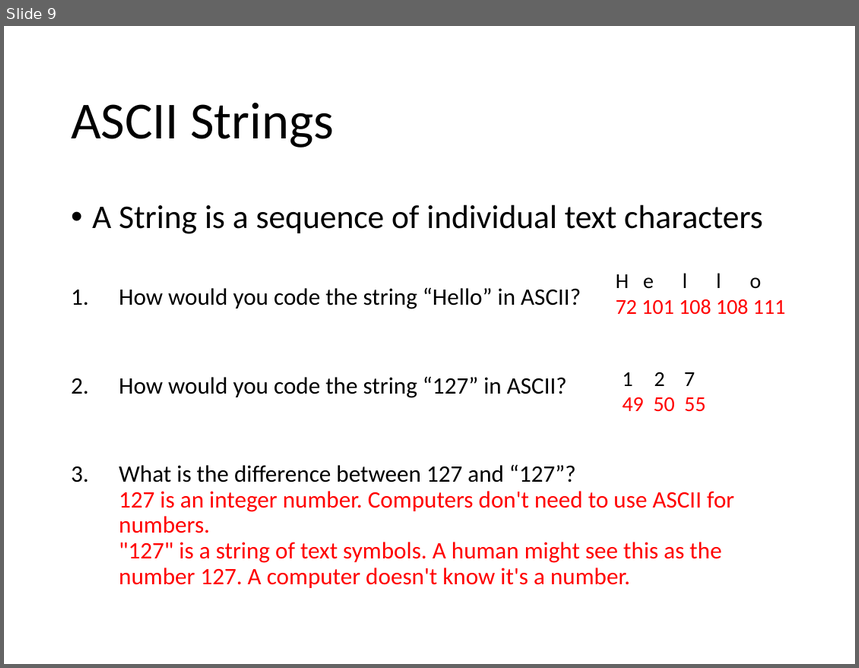
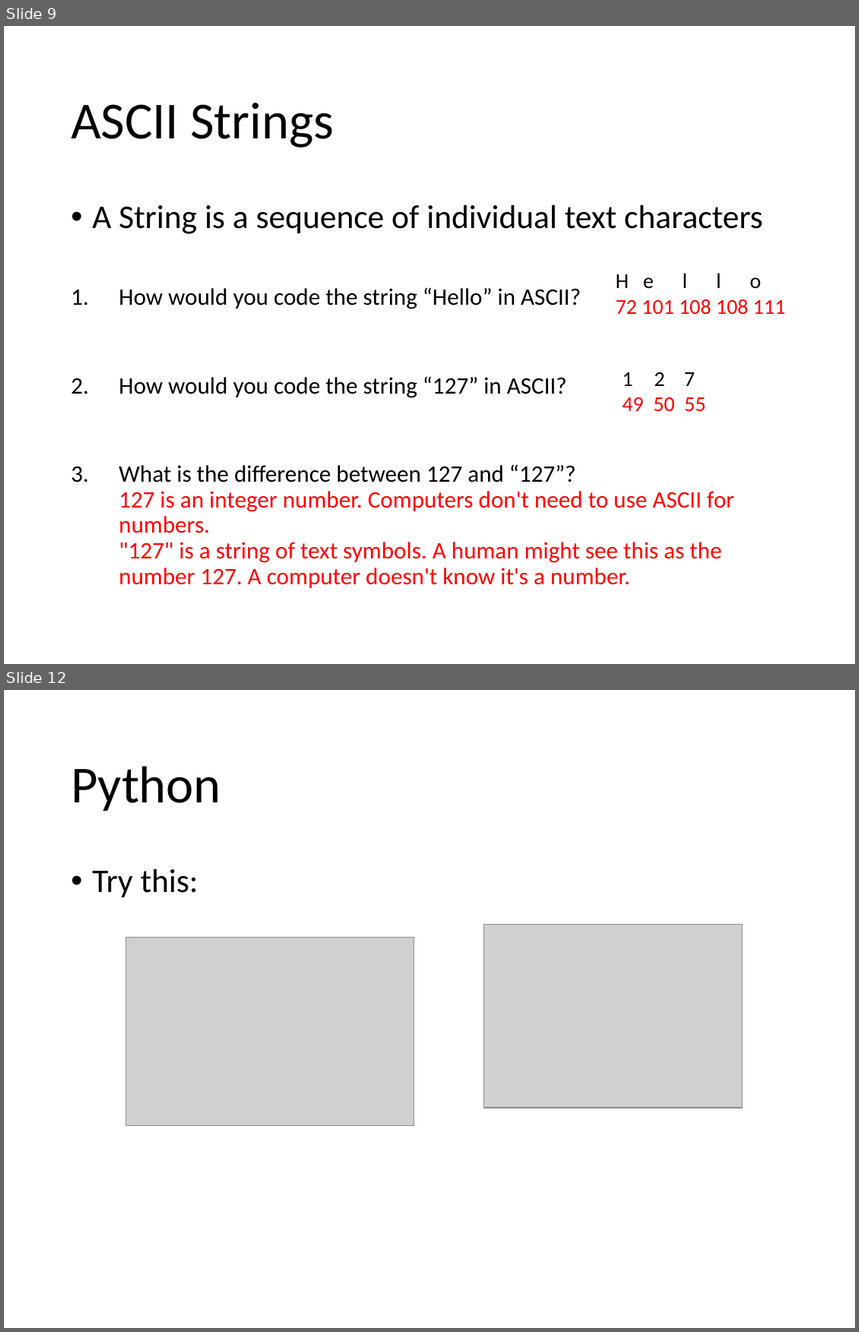
Before and after one commit to Greg5519/ICS2O0, a slide deck: Topic B Programming Introduction/B.7 Lesson - ASCII Encoding.pptx. Shown one above the other, each under a label of ours: slide 9 before the commit, slides 9 and 12 after it; the slides between them are not shown. The pictures are 859x668 and 859x1332 pixels, drawn with LibreOffice and Linux fonts; fonts in the diff are those of the drawing; grey boxes stand for pictures. Boxes give left, top, right and bottom in pixels: in the first picture for what was removed or moved away, otherwise in the second. Text is boxed around its words. In the diff, an @@ line names an element or a change of style, - is before the commit and + after.

```diff
--- a/Topic B Programming Introduction/B.7 Lesson - ASCII Encoding.pptx
+++ b/Topic B Programming Introduction/B.7 Lesson - ASCII Encoding.pptx
@@ slide 12 added at [4, 690, 855, 1328], background #FFFFFF @@
@@ title added at [71, 766, 221, 811], 44 pt, text #000000 @@
+Python
@@ text added at [92, 869, 199, 897], 28 pt, text #000000 @@
+• Try this:
@@ picture added at [126, 937, 414, 1125] @@
@@ picture added at [484, 925, 742, 1109] @@
```
Also in this commit, not shown: 2 other slides added, 3 other files.
